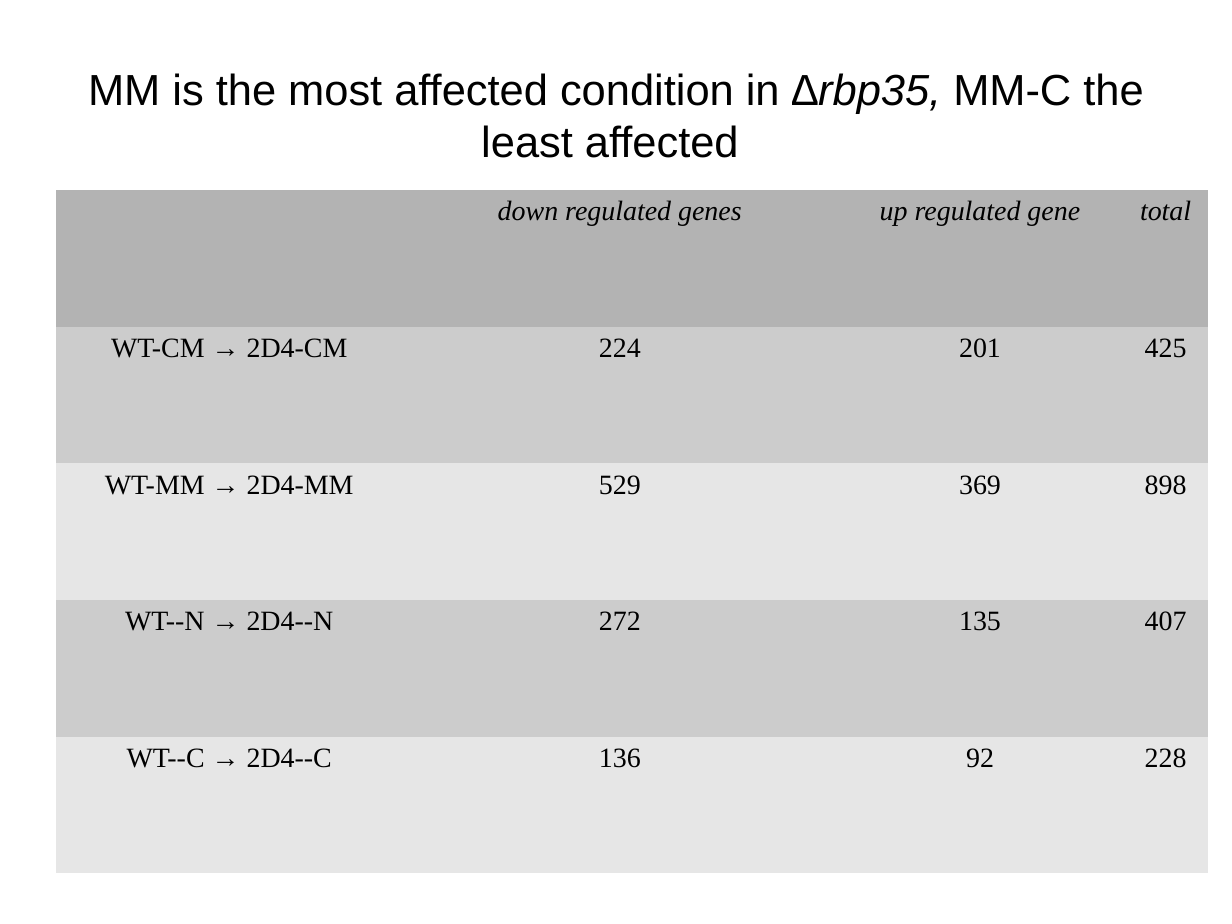
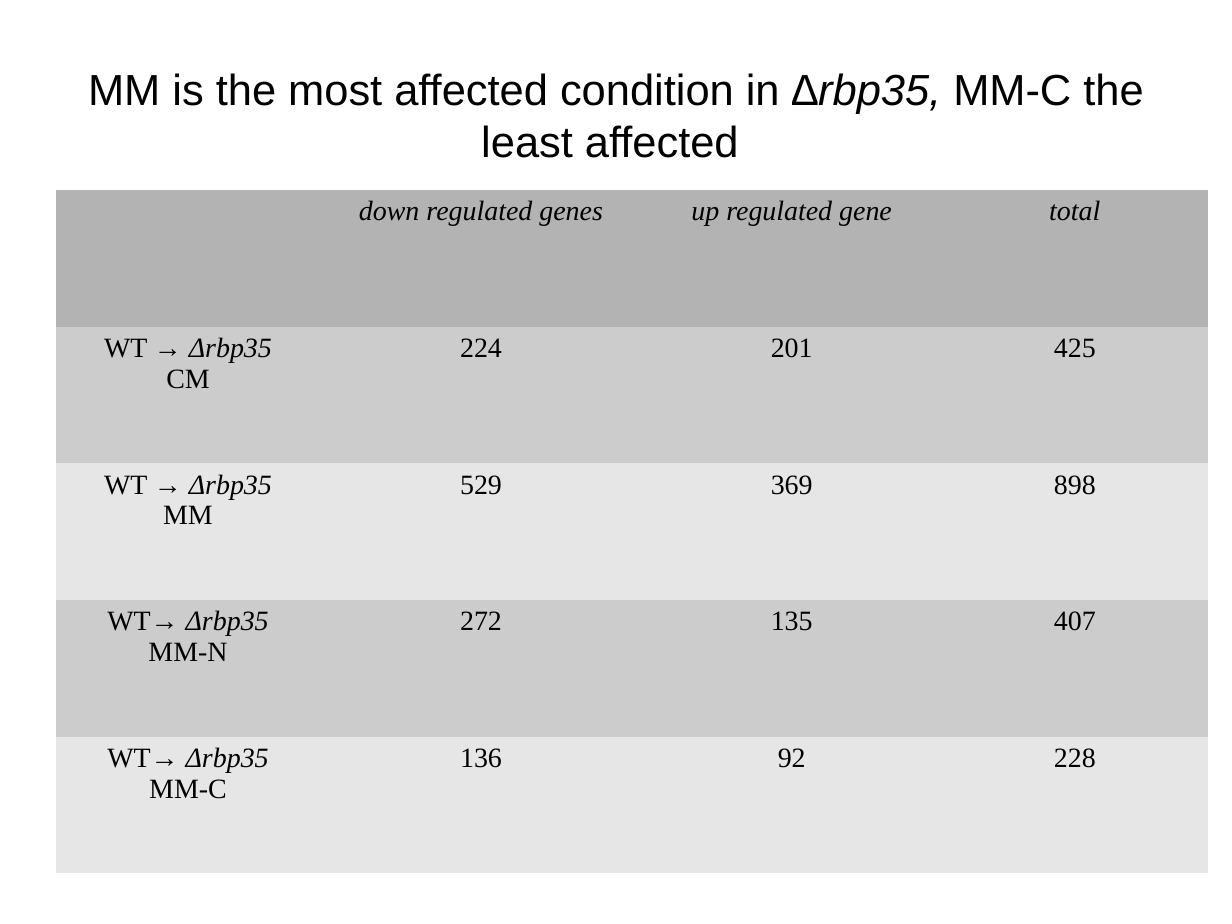
Before and after one commit to wilkinsonlab/m-oryzae-polya, a slide deck: slide 37 of doc/version_21/oryzae_presentation.odp. Drawn at 1232x924 pixels with LibreOffice and Linux fonts; fonts in the diff are those of the drawing; grey boxes stand for pictures. Boxes give left, top, right and bottom in pixels: in the first picture for what was removed or moved away, otherwise in the second. Text is boxed around its words. In the diff, an @@ line names an element or a change of style, - is before the commit and + after.

```diff
--- a/doc/version_21/oryzae_presentation.odp
+++ b/doc/version_21/oryzae_presentation.odp
@@ table at [56,190,1209,873] @@
-row 2, column 1: WT-CM → 2D4-CM
+row 2, column 1: WT → Δrbp35 / CM
-row 3, column 1: WT-MM → 2D4-MM
+row 3, column 1: WT → Δrbp35 / MM
-row 4, column 1: WT--N → 2D4--N
+row 4, column 1: WT→ Δrbp35 / MM-N
-row 5, column 1: WT--C → 2D4--C
+row 5, column 1: WT→ Δrbp35 / MM-C
```
Also in this commit, not shown: 15 other slides changed, 1 slide added, 4 other files.
